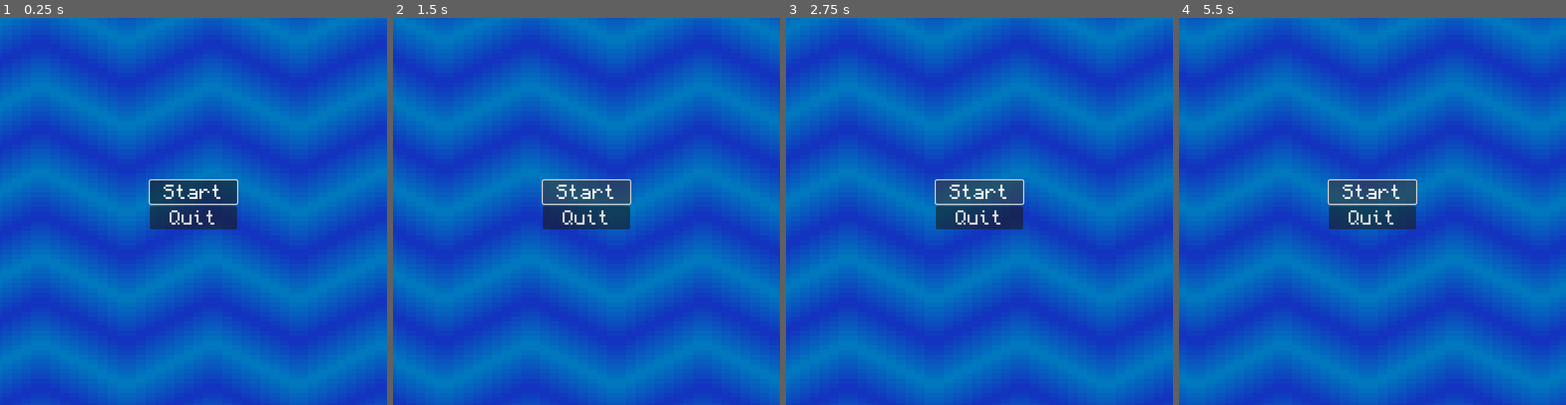
Above: before the commit, frames 1-4 (left to right).
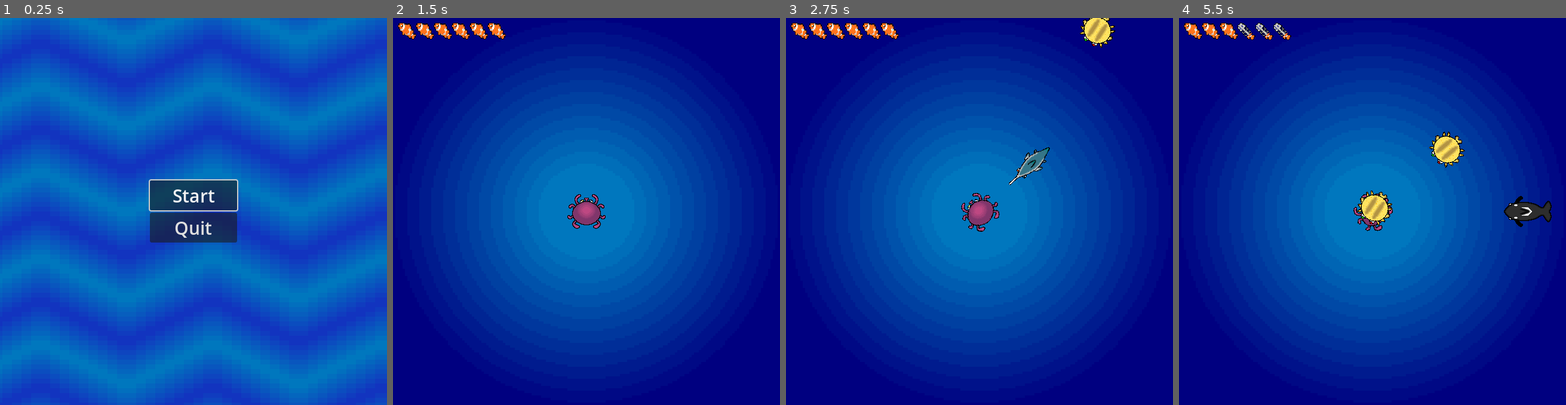
Above: after the commit, the same moments.

Repository: jonael-garcia26/OctoPause
Game: Godot game, scene res://Scenes/menu.tscn
The game is run twice, just before and just after one commit, with the same random seed, the same clock (stepped at 60 frames per second) and the same inputs.
Inputs (mouse positions are in pixels of both pictures, inside the frame that each line leads up to):
- Up to frame 1 (0.25 s): no input
- Up to frame 2 (1.5 s): click "Start" at 0.5 s; click (586, 192) at 1.25 s, where only the run before the commit has a clickable "Start"
- Up to frame 3 (2.75 s): hold D (right, bound only before the commit) from 2.03 s (still down)
- Up to frame 4 (5.5 s): release D (right, bound only before the commit) at 2.78 s; hold S (down, bound only before the commit) 2.78-3.53 s; hold D (right, bound only before the commit) 3.53-4.28 s; hold W (up, bound only before the commit) 4.28-5.03 s; hold A (left, bound only before the commit) from 5.03 s (still down)

The runs differ from the first frame. In frame 1, 1.6% of the frame differs, in the area x 38-62%, y 43-59%; in frame 2, 90%; in frame 3, 90%; in frame 4, 91%, in the area x 0-100%, y 0-100%.

Commit message:
Revert "Merge branch 'TImeStop'"
This reverts commit 492ac8eae6d0514b22ca4e540d6eecf1185258ca, reversing
changes made to ad648b3bc3b382f8f78deca1b6f1dfda00602d79.

Diff:
--- a/Scenes/TimeStop.tscn
+++ /dev/null
@@ -1,15 +0,0 @@
-[gd_scene load_steps=2 format=3 uid="uid://5tgrsjrwissy"]
-
-[ext_resource type="Script" path="res://Scripts/time_stop.gd" id="1_xf0np"]
-
-[node name="TimeStop" type="Area2D"]
-script = ExtResource("1_xf0np")
-
-[node name="CollisionPolygon2D" type="CollisionPolygon2D" parent="."]
-
-[node name="Polygon2D" type="Polygon2D" parent="."]
-color = Color(0, 0.784314, 1, 0.498039)
-
-[node name="Cooldown" type="Timer" parent="."]
-wait_time = 0.5
-one_shot = true
--- a/Scenes/main.tscn
+++ b/Scenes/main.tscn
@@ -4,9 +4,9 @@
 [ext_resource type="PackedScene" uid="uid://ca20qyc1r7ovv" path="res://Scenes/puffy.tscn" id="2_qteu8"]
 [ext_resource type="PackedScene" uid="uid://d2wsb3or2oqp2" path="res://Scenes/Swordy.tscn" id="3_i4u0a"]
 [ext_resource type="Texture2D" uid="uid://db1rv5jahoabt" path="res://Assets/Sprites/Background.png" id="3_j76o2"]
-[ext_resource type="PackedScene" uid="uid://c2awl4pj3dnt6" path="res://Scenes/player.tscn" id="4_46g1p"]
+[ext_resource type="PackedScene" uid="uid://c2awl4pj3dnt6" path="res://Scenes/Player.tscn" id="4_46g1p"]
 [ext_resource type="PackedScene" uid="uid://ce3fuy55bbe0l" path="res://Scenes/Killy.tscn" id="4_m0alt"]
-[ext_resource type="PackedScene" uid="uid://5tgrsjrwissy" path="res://Scenes/TimeStop.tscn" id="5_tmv17"]
+[ext_resource type="PackedScene" uid="uid://d5crpah3s4lv" path="res://gui/nemoContainer.tscn" id="7_l7s0j"]
 
 [sub_resource type="Curve2D" id="Curve2D_tvcvj"]
 _data = {
@@ -35,8 +35,6 @@
 [node name="StartPos" type="Marker2D" parent="."]
 position = Vector2(324, 324)
 
-[node name="TimeStop" parent="." instance=ExtResource("5_tmv17")]
-
 [node name="Path" type="Path2D" parent="."]
 curve = SubResource("Curve2D_tvcvj")
 
--- a/Scenes/menu.tscn
+++ b/Scenes/menu.tscn
@@ -1,8 +1,7 @@
-[gd_scene load_steps=6 format=3 uid="uid://ng2v52wteqgw"]
+[gd_scene load_steps=5 format=3 uid="uid://ng2v52wteqgw"]
 
 [ext_resource type="Shader" path="res://Assets/Shaders/bgScroll.gdshader" id="1_xogcd"]
 [ext_resource type="Texture2D" uid="uid://dt2sklf6eyu73" path="res://Assets/Sprites/Start.png" id="2_4ith4"]
-[ext_resource type="FontFile" uid="uid://dux0g5fnqtyn8" path="res://Assets/Fonts/Monocraft.ttf" id="3_d0bge"]
 [ext_resource type="Script" path="res://Scripts/quit.gd" id="3_kufnd"]
 
 [sub_resource type="ShaderMaterial" id="ShaderMaterial_h6wif"]
@@ -49,14 +48,12 @@
 [node name="Start" type="Button" parent="VBoxContainer"]
 layout_mode = 2
 focus_neighbor_top = NodePath("../Quit")
-theme_override_fonts/font = ExtResource("3_d0bge")
 theme_override_font_sizes/font_size = 30
 text = "Start"
 
 [node name="Quit" type="Button" parent="VBoxContainer"]
 layout_mode = 2
 focus_neighbor_bottom = NodePath("../Start")
-theme_override_fonts/font = ExtResource("3_d0bge")
 theme_override_font_sizes/font_size = 30
 text = "Quit"
 script = ExtResource("3_kufnd")
--- a/Scripts/main.gd
+++ b/Scripts/main.gd
@@ -9,9 +9,6 @@
 	NemoContainer.setMaxNemos(player.maxHealth)
 	NemoContainer.updateNemos(player.currHealth)
 	player.hit.connect(NemoContainer.updateNemos)
-	var viewport_size = get_viewport().get_visible_rect().size
-	print("Viewport size: ", viewport_size)
-
 
 func new_game():
 	$Player.start($StartPos.position)
@@ -19,15 +16,11 @@
 
 func _on_enemy_timer_timeout():
 	# Randomly choose between pufferfish and swordfish
-	var index = choose_random_enemy()
-	var mob_scene = mob_scenes[index]
+	var mob_scene = choose_random_enemy()
 
 	# Instantiate the chosen enemy scene
 	var mob = mob_scene.instantiate()
-	if index == 1:
-		mob.add_to_group("Swordies")
 	mob.add_to_group("enemies")
-
 
 	# Choose a random location on Path2D.
 	var mob_spawn_location = $"Path/Spawn enemies"
@@ -56,5 +49,5 @@
 	$EnemyTimer.start()
 
 # Function to randomly choose between the pufferfish and swordfish
-func choose_random_enemy() -> int:
-	return randi() % mob_scenes.size()
+func choose_random_enemy() -> PackedScene:
+	return mob_scenes[randi() % mob_scenes.size()]
--- a/Scripts/time_stop.gd
+++ /dev/null
@@ -1,75 +0,0 @@
-extends Area2D
-
-@onready var window_size = DisplayServer.window_get_size()
-@onready var bodies_in_area = []
-@onready var ColPol = $CollisionPolygon2D
-@onready var Pol = $Polygon2D
-@onready var CD = $Cooldown
-
-func _ready() -> void:
-	var Wx = window_size.x/2
-	var Wy = window_size.y/2
-	position = Vector2(Wx,Wy)
-	visible = false
-	var pol_points = [
-		Vector2(25, -25),
-		Vector2(Wx, -1*Wy),
-		Vector2(Wx, Wy),
-		Vector2(25, 25)
-	]
-	ColPol.polygon = pol_points
-	Pol.polygon = pol_points
-
-func _process(_delta: float) -> void:
-	if CD.is_stopped():
-		if Input.is_action_just_pressed("up"):
-			rotation = 270 * (PI/180)
-			visible = true
-			CD.start()
-		elif Input.is_action_just_pressed("right"):
-			rotation = 0 * (PI/180)
-			visible = true
-			CD.start()
-		elif Input.is_action_just_pressed("down"):
-			rotation = 90 * (PI/180)
-			visible = true
-			CD.start()
-		elif Input.is_action_just_pressed("left"):
-			rotation = 180 * (PI/180)
-			visible = true
-			CD.start()
-	if visible:
-		_check_overlapping_bodies()
-
-func _check_overlapping_bodies() -> void:
-	# Checks for bodies in the area
-	var Current_bodies = get_overlapping_bodies()
-	for body in Current_bodies:
-		if body is RigidBody2D:
-			if body not in bodies_in_area:
-				bodies_in_area.append(body)
-			if not body.sleeping:
-				pause_rigid_body(body)
-
-	# Unpauses any body in area
-	for body in bodies_in_area:
-		if body not in Current_bodies:
-			bodies_in_area.erase(body)
-			unpause_rigid_body(body)
-
-
-func pause_rigid_body(body: RigidBody2D):
-	if body.is_in_group("Swordies"):
-		var screen_center = get_viewport().get_visible_rect().size / 2
-		var direction_vector = (screen_center - body.position).normalized()
-		var velocity = Vector2(body.velocity/5, 0.0)
-		body.linear_velocity = direction_vector * velocity.length()
-	else:
-		body.sleeping = true  # Put the body to sleep
-
-func unpause_rigid_body(body: RigidBody2D):
-	body.sleeping = false
-	var screen_center = get_viewport().get_visible_rect().size / 2
-	var direction_vector = (screen_center - body.position).normalized()
-	var velocity = Vector2(body.velocity, 0.0)
-	body.linear_velocity = direction_vector * velocity.length()
--- a/project.godot
+++ b/project.godot
@@ -18,33 +18,6 @@
 
 window/size/viewport_width=648
 
-[input]
-
-up={
-"deadzone": 0.5,
-"events": [Object(InputEventKey,"resource_local_to_scene":false,"resource_name":"","device":-1,"window_id":0,"alt_pressed":false,"shift_pressed":false,"ctrl_pressed":false,"meta_pressed":false,"pressed":false,"keycode":0,"physical_keycode":87,"key_label":0,"unicode":119,"location":0,"echo":false,"script":null)
-, Object(InputEventKey,"resource_local_to_scene":false,"resource_name":"","device":-1,"window_id":0,"alt_pressed":false,"shift_pressed":false,"ctrl_pressed":false,"meta_pressed":false,"pressed":false,"keycode":0,"physical_keycode":4194320,"key_label":0,"unicode":0,"location":0,"echo":false,"script":null)
-]
-}
-down={
-"deadzone": 0.5,
-"events": [Object(InputEventKey,"resource_local_to_scene":false,"resource_name":"","device":-1,"window_id":0,"alt_pressed":false,"shift_pressed":false,"ctrl_pressed":false,"meta_pressed":false,"pressed":false,"keycode":0,"physical_keycode":83,"key_label":0,"unicode":115,"location":0,"echo":false,"script":null)
-, Object(InputEventKey,"resource_local_to_scene":false,"resource_name":"","device":-1,"window_id":0,"alt_pressed":false,"shift_pressed":false,"ctrl_pressed":false,"meta_pressed":false,"pressed":false,"keycode":0,"physical_keycode":4194322,"key_label":0,"unicode":0,"location":0,"echo":false,"script":null)
-]
-}
-left={
-"deadzone": 0.5,
-"events": [Object(InputEventKey,"resource_local_to_scene":false,"resource_name":"","device":-1,"window_id":0,"alt_pressed":false,"shift_pressed":false,"ctrl_pressed":false,"meta_pressed":false,"pressed":false,"keycode":0,"physical_keycode":65,"key_label":0,"unicode":97,"location":0,"echo":false,"script":null)
-, Object(InputEventKey,"resource_local_to_scene":false,"resource_name":"","device":-1,"window_id":0,"alt_pressed":false,"shift_pressed":false,"ctrl_pressed":false,"meta_pressed":false,"pressed":false,"keycode":0,"physical_keycode":4194319,"key_label":0,"unicode":0,"location":0,"echo":false,"script":null)
-]
-}
-right={
-"deadzone": 0.5,
-"events": [Object(InputEventKey,"resource_local_to_scene":false,"resource_name":"","device":-1,"window_id":0,"alt_pressed":false,"shift_pressed":false,"ctrl_pressed":false,"meta_pressed":false,"pressed":false,"keycode":0,"physical_keycode":68,"key_label":0,"unicode":100,"location":0,"echo":false,"script":null)
-, Object(InputEventKey,"resource_local_to_scene":false,"resource_name":"","device":-1,"window_id":0,"alt_pressed":false,"shift_pressed":false,"ctrl_pressed":false,"meta_pressed":false,"pressed":false,"keycode":0,"physical_keycode":4194321,"key_label":0,"unicode":0,"location":0,"echo":false,"script":null)
-]
-}
-
 [rendering]
 
 textures/canvas_textures/default_texture_filter=0
Binary file removed: Assets/Fonts/Monocraft.ttf
Not shown, removed: Assets/Fonts/Monocraft.ttf.import
